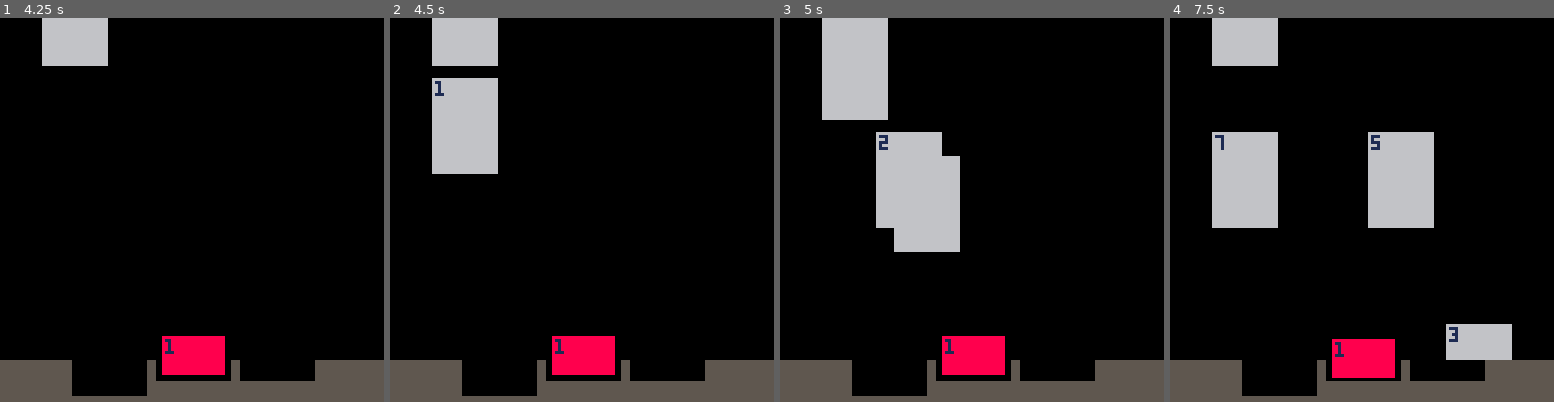
Above: before the commit, frames 1-4 (left to right).
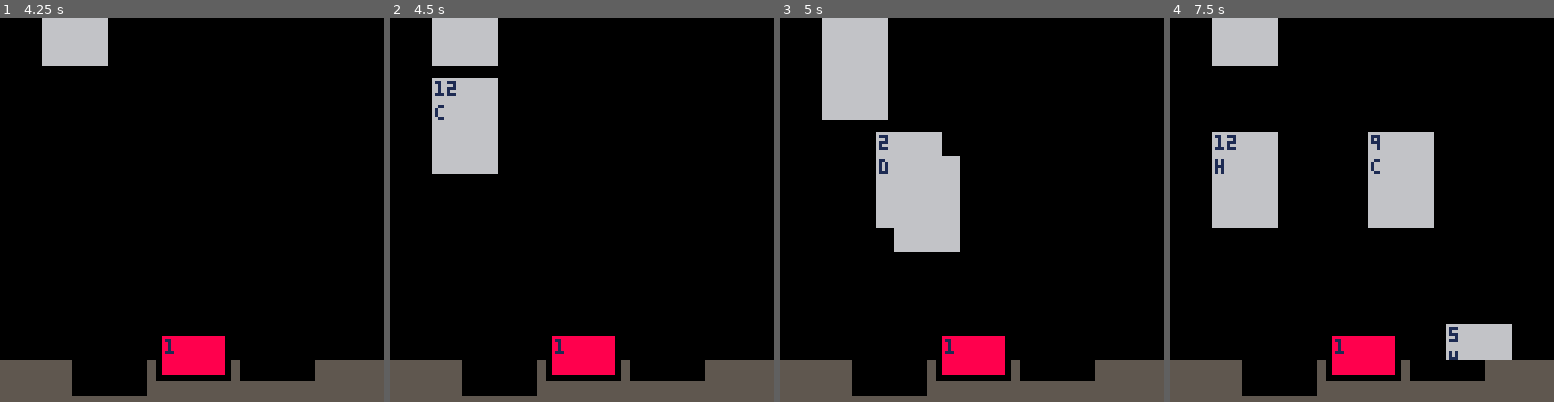
Above: after the commit, the same moments.

Repository: shen-sat/scoundrel-2026
Game: PICO-8 cartridge game.p8
Same seed, same stepped clock (60 frames per second), same inputs: the game is played once before the commit and once after it.
Inputs:
- Up to frame 1 (4.25 s): hold Right 2.33-3.33 s; hold Right 3.38-4.22 s
- Up to frame 2 (4.5 s): hold Up from 4.27 s (still down)
- Up to frame 3 (5 s): release Up at 4.67 s; hold Right from 4.72 s (still down)
- Up to frame 4 (7.5 s): release Right at 5.72 s; hold Down 5.77-6.1 s; hold Left 6.15-6.98 s; hold Right from 7.03 s (still down)

Frame 1 is identical in both runs. In frame 2, 0.1% of the frame differs, in the area x 11-18%, y 16-27%; in frame 3, less than 0.1%; in frame 4, 0.6%, in the area x 11-75%, y 30-94%.

Commit message:
refactor triggers, add suits to cards and shuffle deck

Diff:
--- a/init_card.lua
+++ b/init_card.lua
@@ -1,6 +1,7 @@
-function init_card(anim_states, move_states, value)
+function init_card(anim_states, move_states, value, suit)
   local card = init_entity(14, -16, anim_states, 'idle', move_states, 'idle')
   card.value = value
+  card.suit = suit
   card.width = 22
   card.height = 32
 
@@ -11,6 +12,8 @@
   card.draw = function(card)
     rectfill(card.x, card.y, x2(card.x, card.width), y2(card.y, card.height), 6)
     print(card.value, card.x + 1, card.y + 1, 1)
+    local suit_initial = sub(card.suit, 1, 1)
+    print(suit_initial, card.x + 1, card.y + 9, 1)
     card.draw_anim_state(card)
   end
 
--- a/init_deck.lua
+++ b/init_deck.lua
@@ -1,9 +1,19 @@
 function init_deck()
   local deck = {}
+  local suits = {'hearts', 'diamonds', 'clubs', 'spades'}
 
-  for i=1, 52 do
-    local card = init_card(card_anim_states, card_move_states, i)
-    add(deck, card)
+
+  for suit in all(suits) do
+    for i=1, 13 do
+      local card = init_card(card_anim_states, card_move_states, i, suit)
+      add(deck, card)
+    end
+  end
+
+  -- shuffle deck
+  for i=1, #deck do
+    local j = flr(rnd(#deck)) + 1
+    deck[i], deck[j] = deck[j], deck[i]
   end
 
   return deck
--- a/init_trigger_manager.lua
+++ b/init_trigger_manager.lua
@@ -1,25 +1,28 @@
 function init_trigger_manager()
   local trigger_manager = {
     update = function(self)
+      self.trigger_health_rune_absorb_anim_state()
+      self.trigger_health_rune_absorb_move_state()
+    end,
+    trigger_health_rune_absorb_move_state = function()
+      if health_rune:is_anim_state('absorb') and not health_rune:is_move_state('absorb') then
+        local current_frame_index = ceil(health_rune.anim_state.counter / health_rune.anim_state.frame_duration)
+        if current_frame_index == 2 then health_rune:set_move_state('absorb') end
+      end
+    end,
+    trigger_health_rune_absorb_anim_state = function()
       local card = nil
       for c in all(all_cards) do
-        if (c.move_state == c.move_states['delete']) then
+        if c:is_move_state('delete') then
           card = c
         end
       end
       if card then
-        if not (health_rune.anime_state == 'absorb') then
+        if not health_rune:is_anim_state('absorb') then
           health_rune:set_anim_state('absorb')
         end
       end
-
-      if health_rune.anim_state == health_rune.anim_states['absorb'] and not (health_rune.move_state == 'absorb') then
-        local current_frame_index = ceil(health_rune.anim_state.counter / health_rune.anim_state.frame_duration)
-        if current_frame_index == 2 then
-          health_rune:set_move_state('absorb')
-        end
-      end
-    end,
+    end
   }
 
   return trigger_manager
--- a/shared.lua
+++ b/shared.lua
@@ -74,6 +74,12 @@
     end,
     set_move_state = function(self, state_name)
       set_entity_move_state(self, state_name)
+    end,
+    is_anim_state = function(self, state_name)
+      return self.anim_state == self.anim_states[state_name]
+    end,
+    is_move_state = function(self, state_name)
+      return self.move_state == self.move_states[state_name]
     end
   }
 
